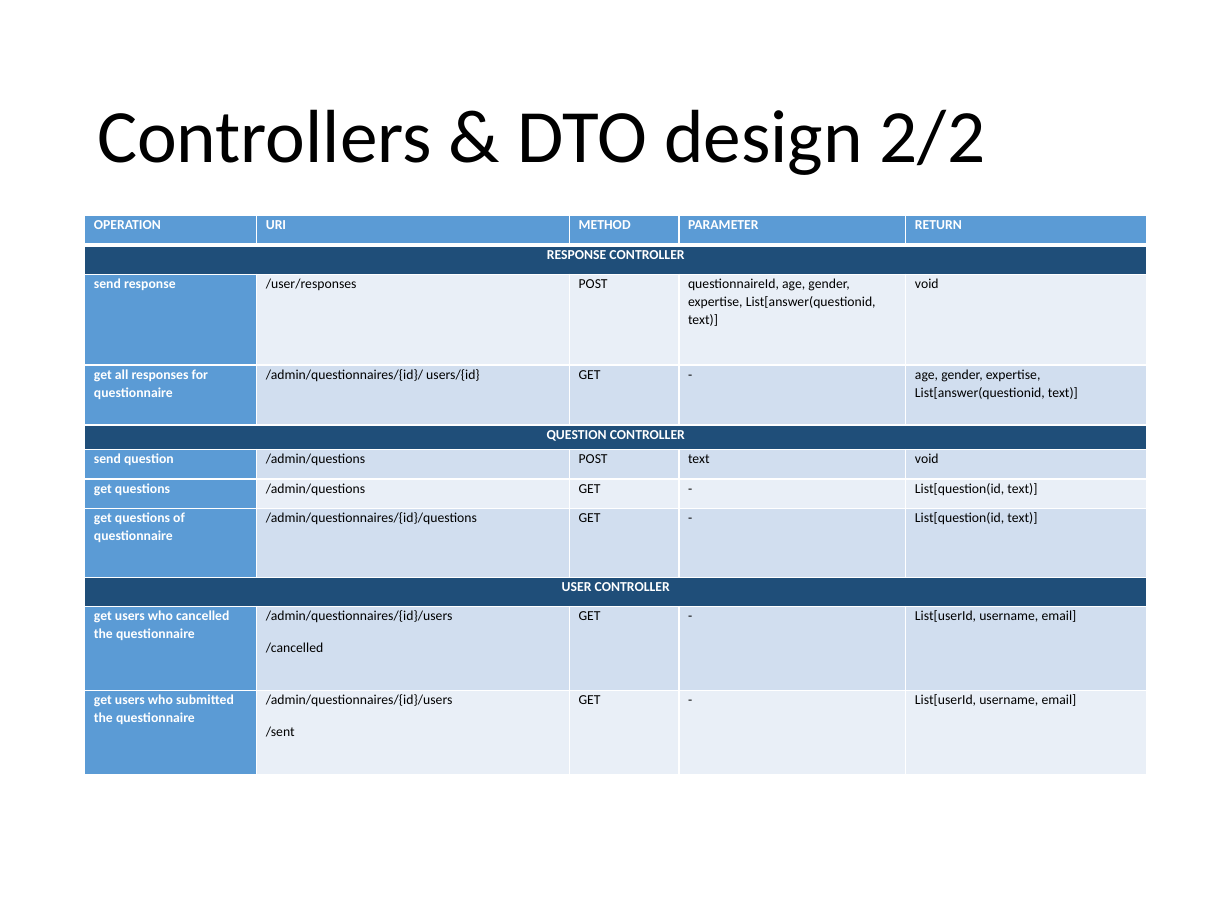
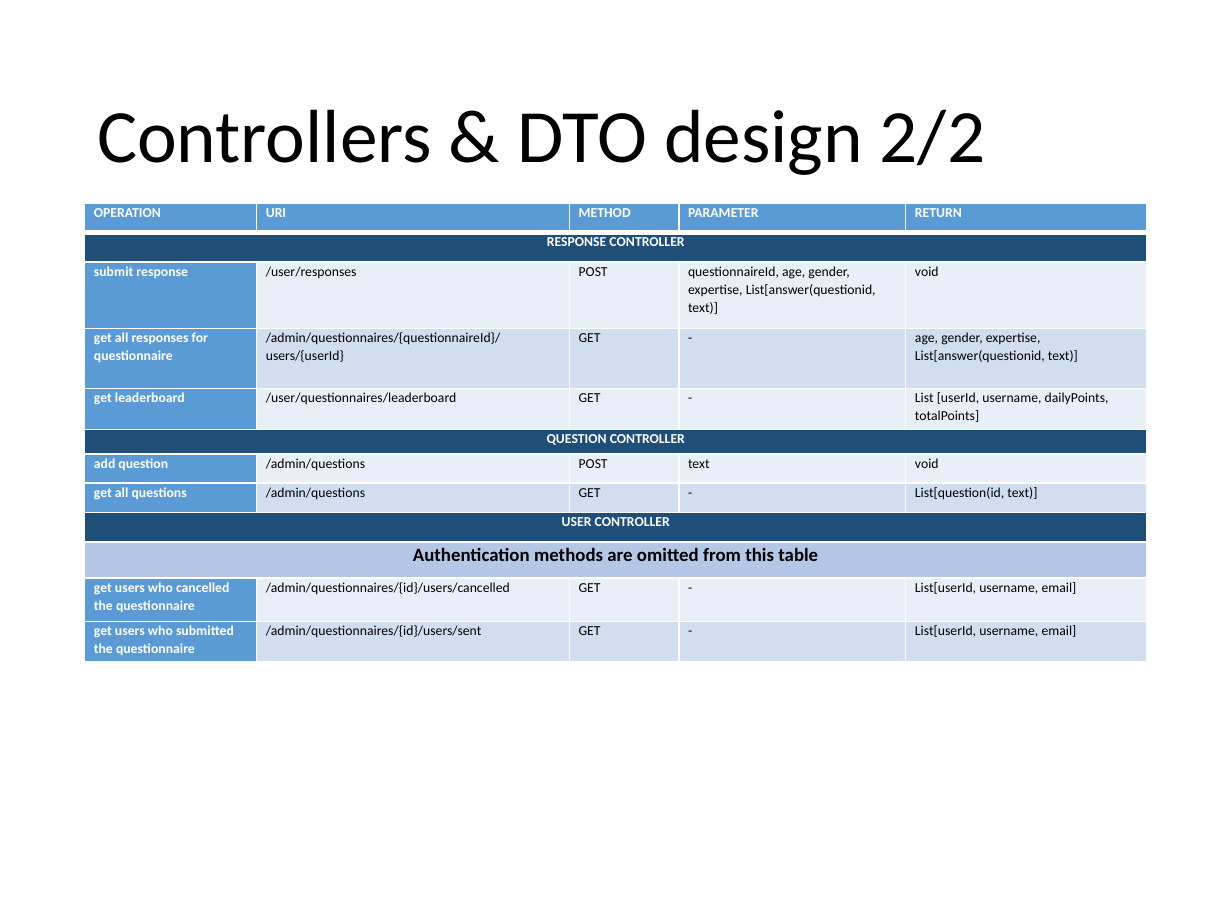
Before and after one commit to Paso198/Gamified-Marketing-Application, a slide deck: slide 53 of Design.pptx. Drawn at 1232x924 pixels with LibreOffice and Linux fonts; fonts in the diff are those of the drawing. Boxes give left, top, right and bottom in pixels: in the first picture for what was removed or moved away, otherwise in the second. Text is boxed around its words. In the diff, an @@ line names an element or a change of style, - is before the commit and + after.

Commit message:
ppt 2/2

```diff
--- a/Design.pptx
+++ b/Design.pptx
@@ table at [85, 203, 1148, 662] @@
-row 3: send response | /user/responses | POST | questionnaireId, age, gender, expertise, List[answer(questionid, text)] | void
-row 4: get all responses for questionnaire | /admin/questionnaires/{id}/ users/{id} | GET | - | age, gender, expertise, List[answer(questionid, text)]
+row 3: submit response | /user/responses | POST | questionnaireId, age, gender, expertise, List[answer(questionid, text)] | void
+row 4: get all responses for questionnaire | /admin/questionnaires/{questionnaireId}/ users/{userId} | GET | - | age, gender, expertise, List[answer(questionid, text)]
+row 5: get leaderboard | /user/questionnaires/leaderboard | GET | - | List [userId, username, dailyPoints, totalPoints]
-row 6: send question | /admin/questions | POST | text | void
-row 7: get questions | /admin/questions | GET | - | List[question(id, text)]
-row 8: get questions of questionnaire | /admin/questionnaires/{id}/questions | GET | - | List[question(id, text)]
+row 7: add question | /admin/questions | POST | text | void
+row 8: get all questions | /admin/questions | GET | - | List[question(id, text)]
-row 10: get users who cancelled the questionnaire | /admin/questionnaires/{id}/users / /cancelled | GET | - | List[userId, username, email]
-row 11: get users who submitted the questionnaire | /admin/questionnaires/{id}/users / /sent | GET | - | List[userId, username, email]
+row 10: Authentication methods are omitted from this table |  |  |  | 
+row 11: get users who cancelled the questionnaire | /admin/questionnaires/{id}/users/cancelled | GET | - | List[userId, username, email]
+row 12: get users who submitted the questionnaire | /admin/questionnaires/{id}/users/sent | GET | - | List[userId, username, email]
@@ table: place and size @@
-table at [85, 216, 1148, 775]
+table at [85, 203, 1148, 662]
```
Also in this commit, not shown: 8 other slides changed, 1 slide added, 1 other file.
